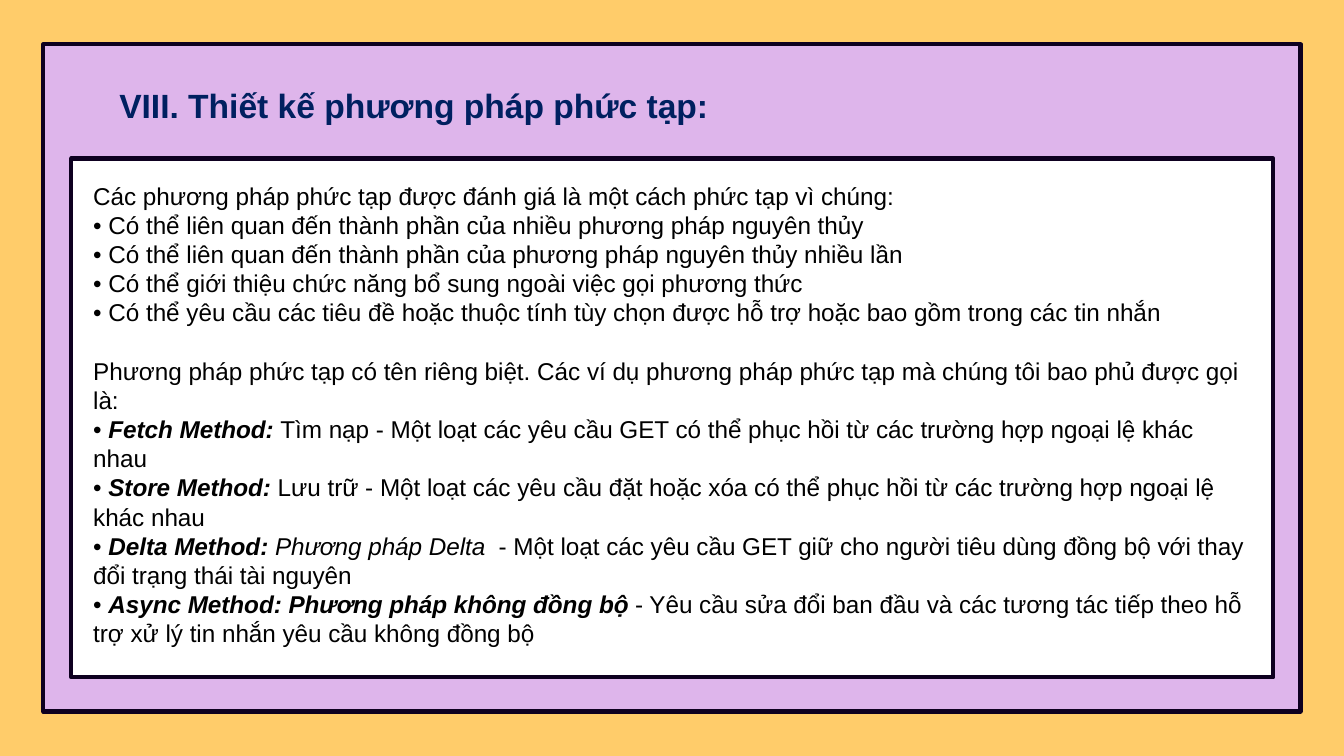
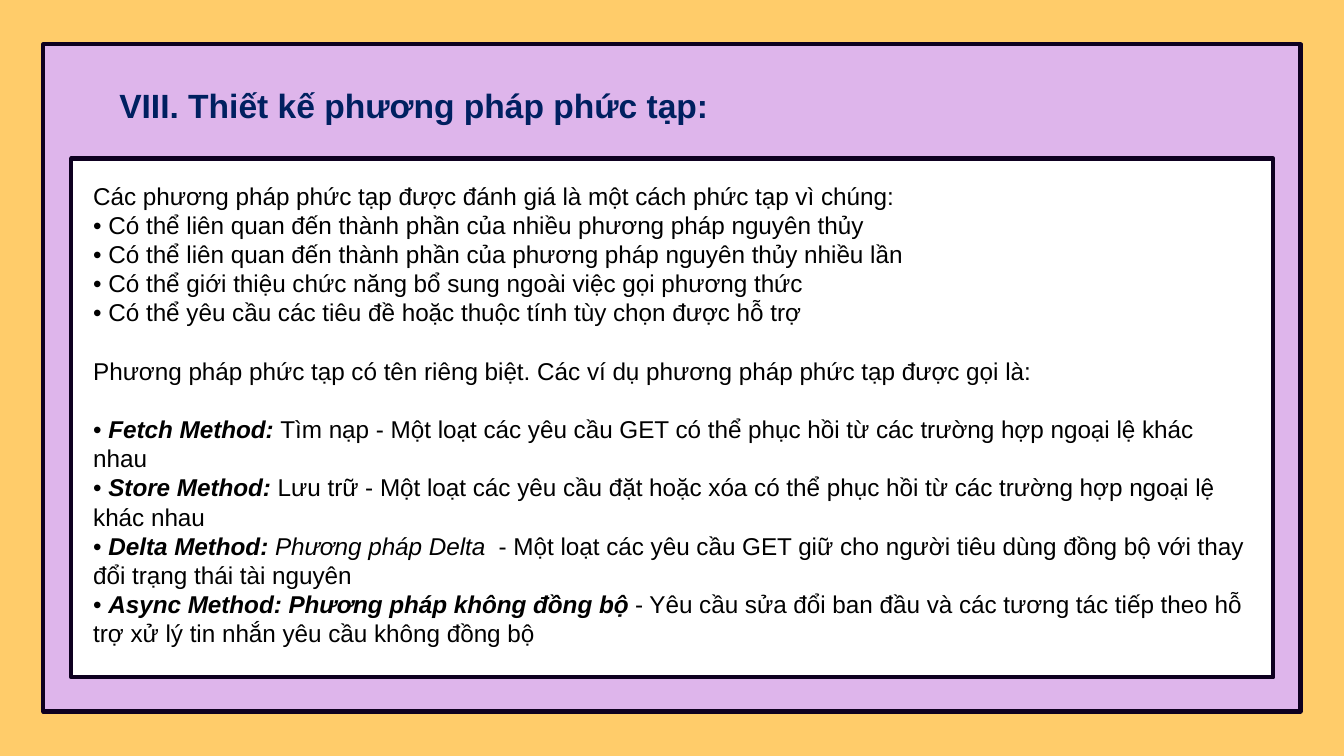
Before and after one commit to thinhotwp1/N1_14, a slide deck: slide 41 of 9.pptx. Drawn at 1344x756 pixels with LibreOffice and Linux fonts; fonts in the diff are those of the drawing. Boxes give left, top, right and bottom in pixels: in the first picture for what was removed or moved away, otherwise in the second. Text is boxed around its words. In the diff, an @@ line names an element or a change of style, - is before the commit and + after.

```diff
--- a/9.pptx
+++ b/9.pptx
@@ text at <box>93,302,1031,385</box>: text changed @@
-• Có thể yêu cầu các tiêu đề hoặc thuộc tính tùy chọn được hỗ trợ hoặc bao gồm trong các tin nhắn
-Phương pháp phức tạp có tên riêng biệt. Các ví dụ phương pháp phức tạp mà chúng tôi bao phủ được gọi là:
+• Có thể yêu cầu các tiêu đề hoặc thuộc tính tùy chọn được hỗ trợ
+Phương pháp phức tạp có tên riêng biệt. Các ví dụ phương pháp phức tạp được gọi là:
```
Also in this commit, not shown: 17 other slides changed, 1 slide removed.
